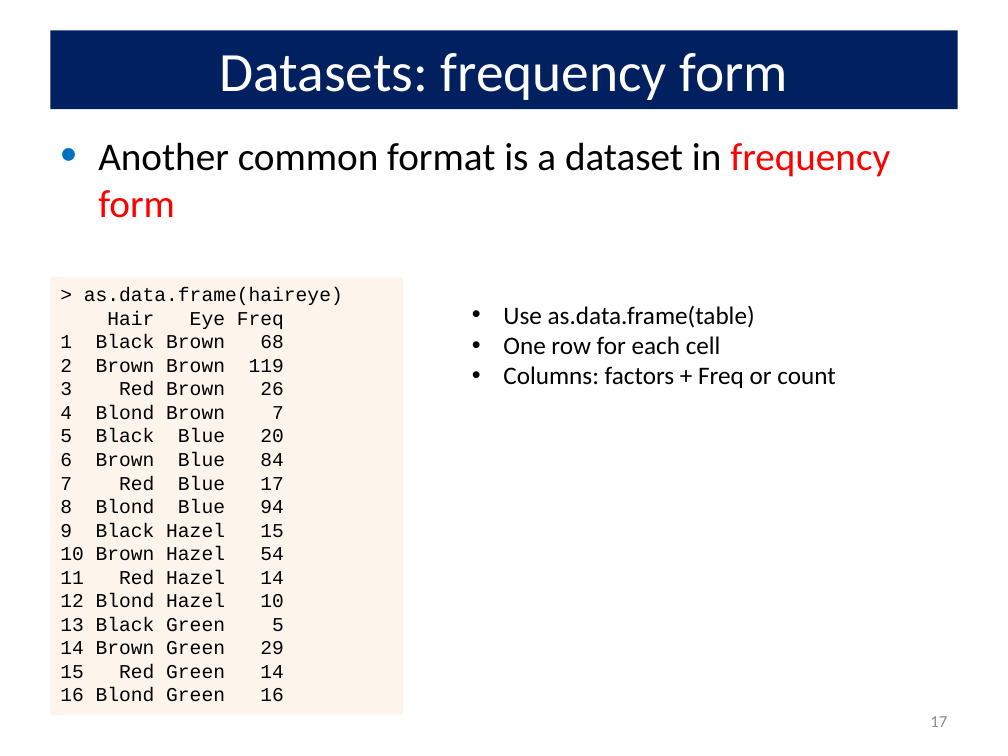
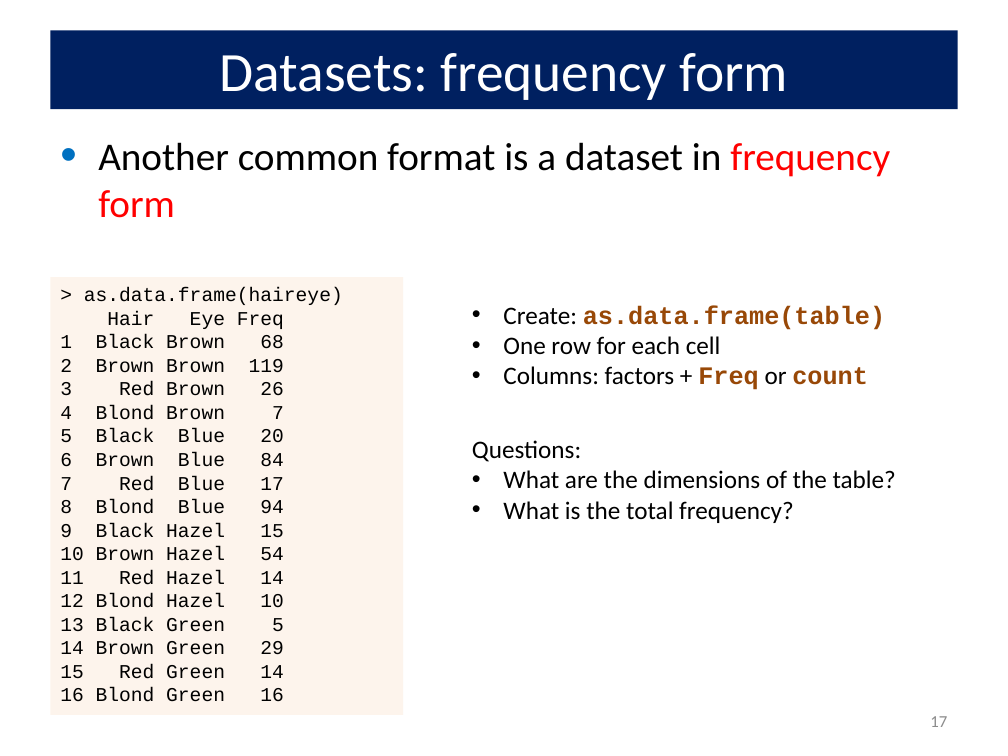
Before and after one commit to friendly/psy6136, a slide deck: slide 17 of docs/lectures/01-Overview.pptx. Drawn at 1008x756 pixels with LibreOffice and Linux fonts; fonts in the diff are those of the drawing. Boxes give left, top, right and bottom in pixels: in the first picture for what was removed or moved away, otherwise in the second. Text is boxed around its words. In the diff, an @@ line names an element or a change of style, - is before the commit and + after.

```diff
--- a/docs/lectures/01-Overview.pptx
+++ b/docs/lectures/01-Overview.pptx
@@ text at bbox=[503, 305, 885, 330]: text changed; font Calibri to Courier New; text colour #000000 to #984807; bold on @@
-  • Use as.data.frame(table)
+  • Create: as.data.frame(table)
@@ text at bbox=[503, 366, 868, 390]: font Calibri to Courier New, text colour #000000 to #984807, bold on in "Freq count" @@
@@ text added at bbox=[472, 440, 896, 523], 18 pt, text #000000 @@
+Questions:
+• What are the dimensions of the table?
+• What is the total frequency?
```
Also in this commit, not shown: 17 other slides changed, 8 slides added, 10 other files.
